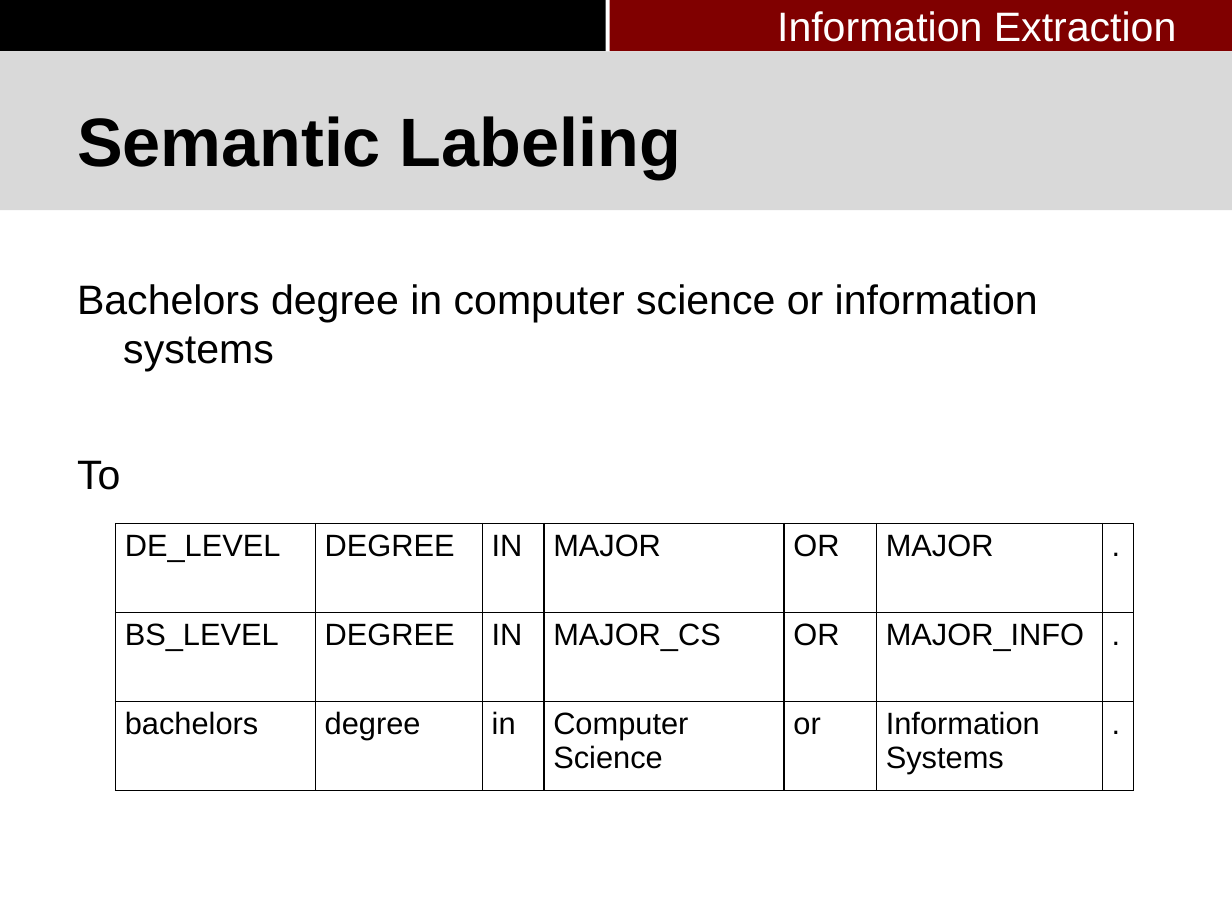
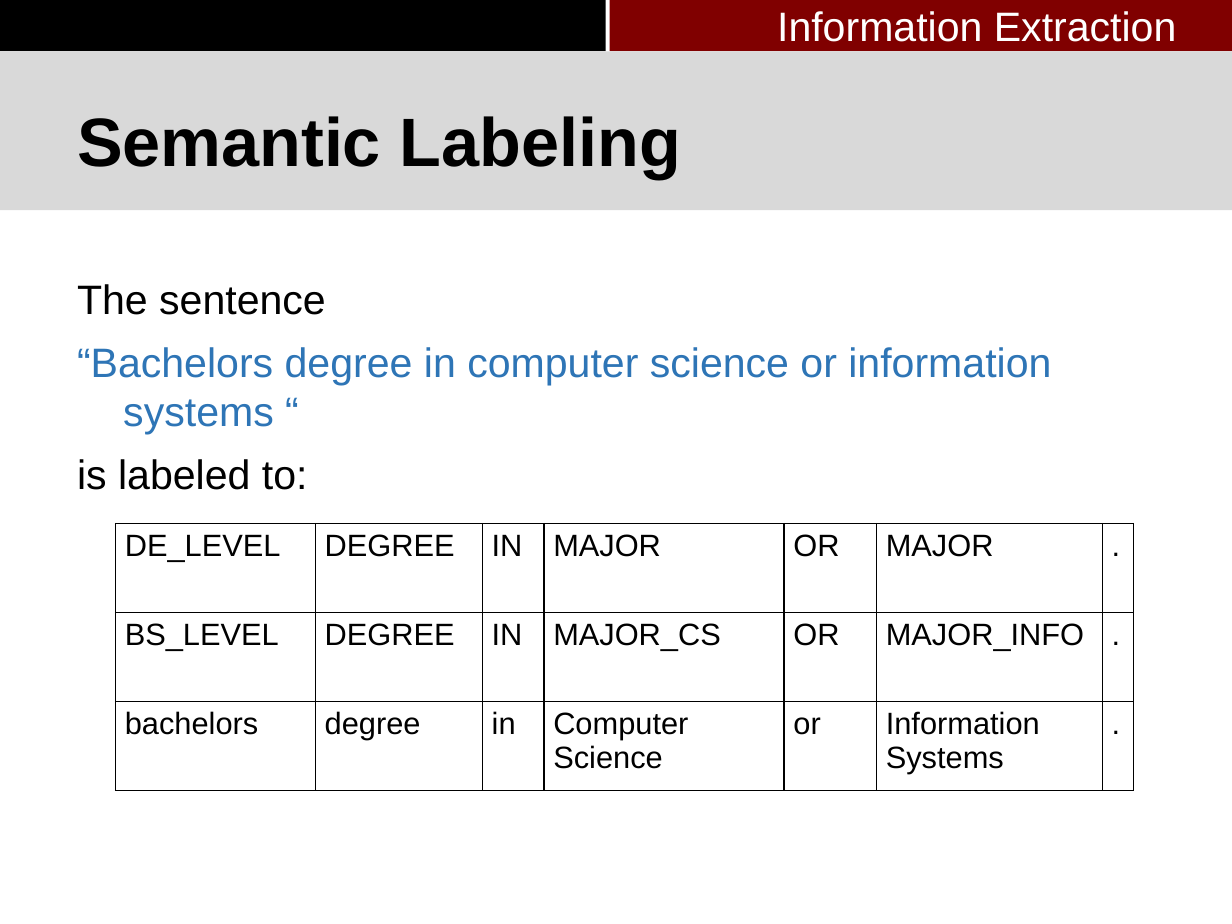
Before and after one commit to pkushiqiang/thesis, a slide deck: slide 32 of media/Master's thesis-3.pptx. Drawn at 1232x924 pixels with LibreOffice and Linux fonts; fonts in the diff are those of the drawing; background and template pictures are left out. Boxes give left, top, right and bottom in pixels: in the first picture for what was removed or moved away, otherwise in the second. Text is boxed around its words. In the diff, an @@ line names an element or a change of style, - is before the commit and + after.

```diff
--- a/media/Master's thesis-3.pptx
+++ b/media/Master's thesis-3.pptx
@@ text at (77,284,1051,490): text changed; text colour #000000 to #2E75B6 @@
-Bachelors degree in computer science or information systems
-To
+The sentence
+“Bachelors degree in computer science or information systems “
+is labeled to:
```
Also in this commit, not shown: 9 other slides changed, 2 slides added, 1 slide removed, 1 other file.
